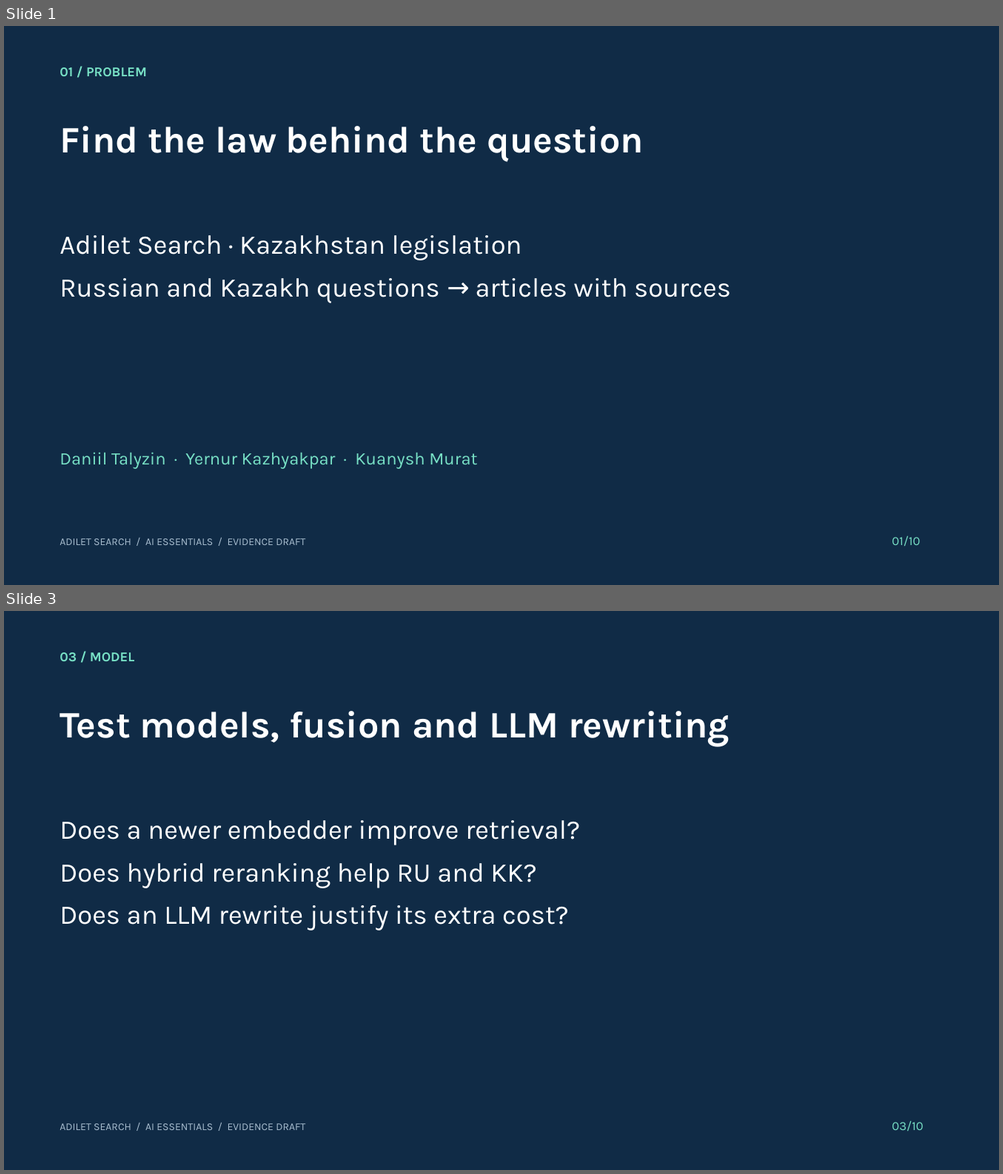
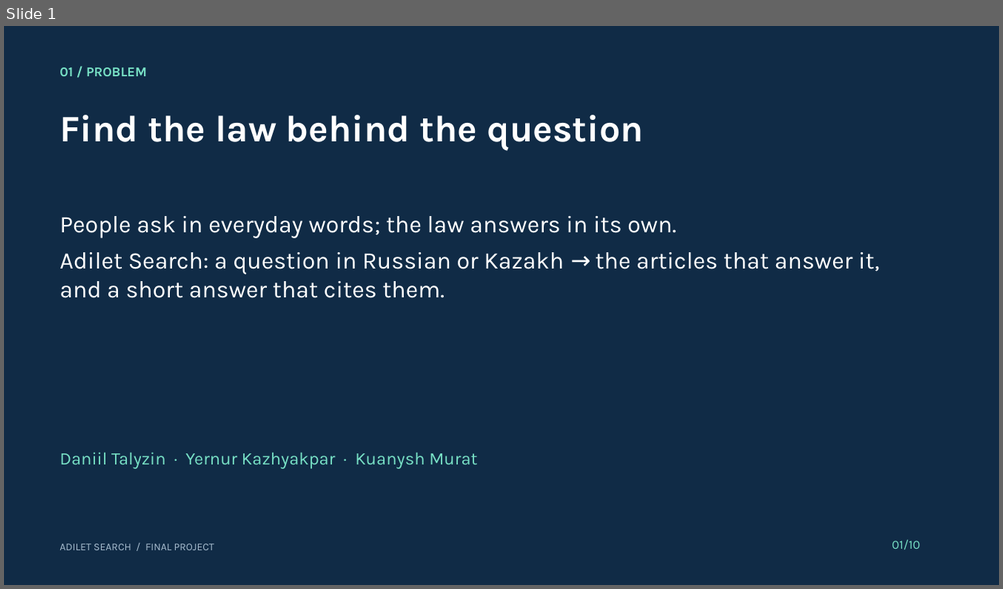
Before and after one commit to R0onen/adilet-search, a slide deck: docs/presentation/final_deck.pptx. Shown one above the other, each under a label of ours: slides 1 and 3 before the commit, slide 1 after it; the slides between them are not shown. The pictures are 1003x1174 and 1003x589 pixels, drawn with LibreOffice and Linux fonts; fonts in the diff are those of the drawing. Boxes give left, top, right and bottom in pixels: in the first picture for what was removed or moved away, otherwise in the second. Text is boxed around its words. In the diff, an @@ line names an element or a change of style, - is before the commit and + after.

Commit message:
docs: final evaluation, load test on the deployed corpus, model card for pipeline 1.0.0, presentation, guides and status

```diff
--- a/docs/presentation/final_deck.pptx
+++ b/docs/presentation/final_deck.pptx
@@ slide 3 removed at [4,611,999,1170], background #102B46 @@
@@ text removed at [60,652,134,661] @@
-03 / MODEL
@@ text removed at [60,711,729,746] @@
-Test models, fusion and LLM rewriting
@@ text removed at [60,820,580,931] @@
-Does a newer embedder improve retrieval?
-Does hybrid reranking help RU and KK?
-Does an LLM rewrite justify its extra cost?
@@ text removed at [891,1121,923,1131] @@
-03/10
@@ text removed at [60,1124,305,1130] @@
-ADILET SEARCH / AI ESSENTIALS / EVIDENCE DRAFT
@@ slide 1 changed as well @@
@@ text "Find the law behind the ..." at [60,115,643,150]: less space between paragraphs @@
@@ text "Find the law behind the ...": place and size @@
-text "Find the law behind the ..." at [60,126,643,161]
+text "Find the law behind the ..." at [60,115,643,150]
@@ text at [60,216,879,298]: text changed; size 26 to 23 pt @@
-Adilet Search · Kazakhstan legislation
-Russian and Kazakh questions → articles with sources
+People ask in everyday words; the law answers in its own.
+Adilet Search: a question in Russian or Kazakh → the articles that answer it, and a short answer that cites them.
@@ text "01/10" at [891,540,919,550]: less space between paragraphs @@
@@ text at [60,544,214,551]: text changed @@
-ADILET SEARCH / AI ESSENTIALS / EVIDENCE DRAFT
+ADILET SEARCH / FINAL PROJECT
```
Also in this commit, not shown: 1 other slide changed, 8 slides added, 7 other slides removed, 29 other files.
